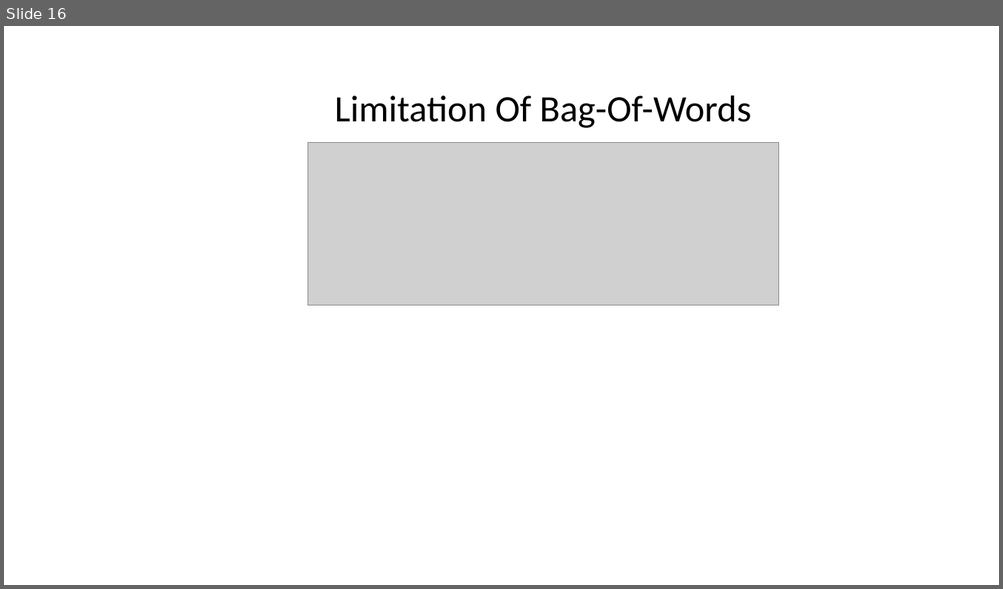
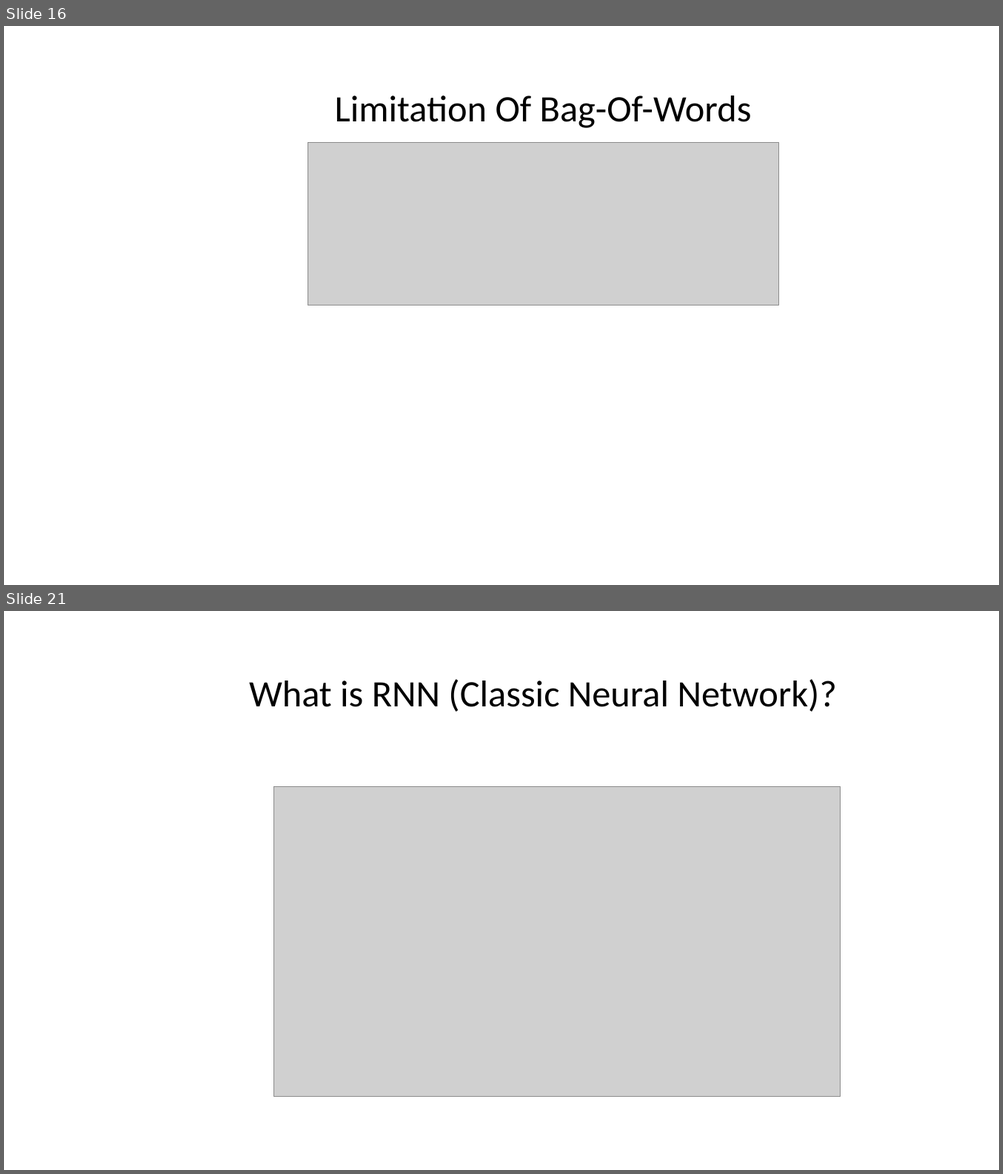
Before and after one commit to AvinashTiwari/Artifical-intelligence, a slide deck: 16_Nlp/NLP.pptx. Shown one above the other, each under a label of ours: slide 16 before the commit, slides 16 and 21 after it; the slides between them are not shown. The pictures are 1003x589 and 1003x1174 pixels, drawn with LibreOffice and Linux fonts; fonts in the diff are those of the drawing; grey boxes stand for pictures. Boxes give left, top, right and bottom in pixels: in the first picture for what was removed or moved away, otherwise in the second. Text is boxed around its words. In the diff, an @@ line names an element or a change of style, - is before the commit and + after.

```diff
--- a/16_Nlp/NLP.pptx
+++ b/16_Nlp/NLP.pptx
@@ slide 21 added at [4, 611, 999, 1170], background #FFFFFF @@
@@ title added at [249, 679, 836, 712], 36 pt, text #000000 @@
+What is RNN (Classic Neural Network)?
@@ picture added at [273, 786, 839, 1096] @@
```
Also in this commit, not shown: 16 other slides added.
